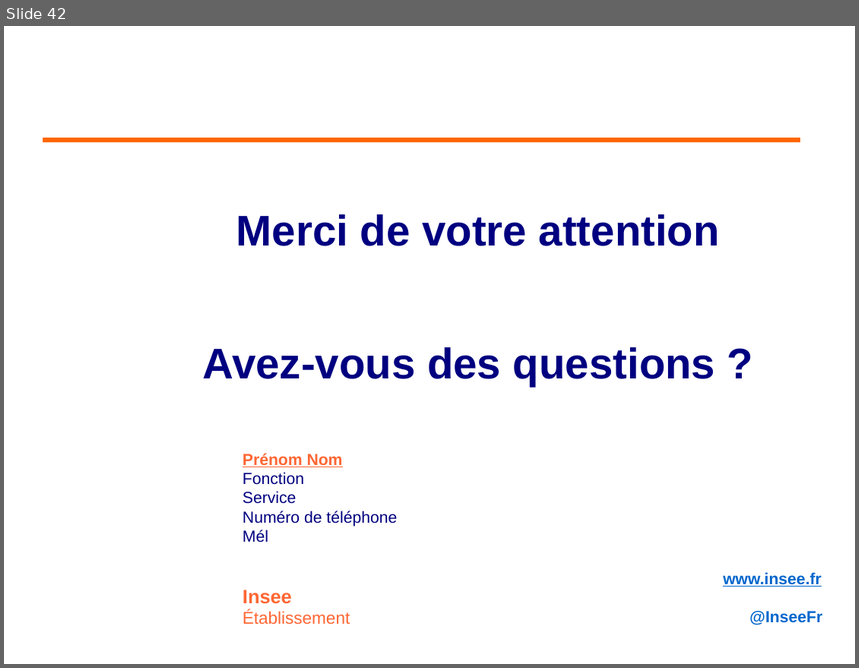
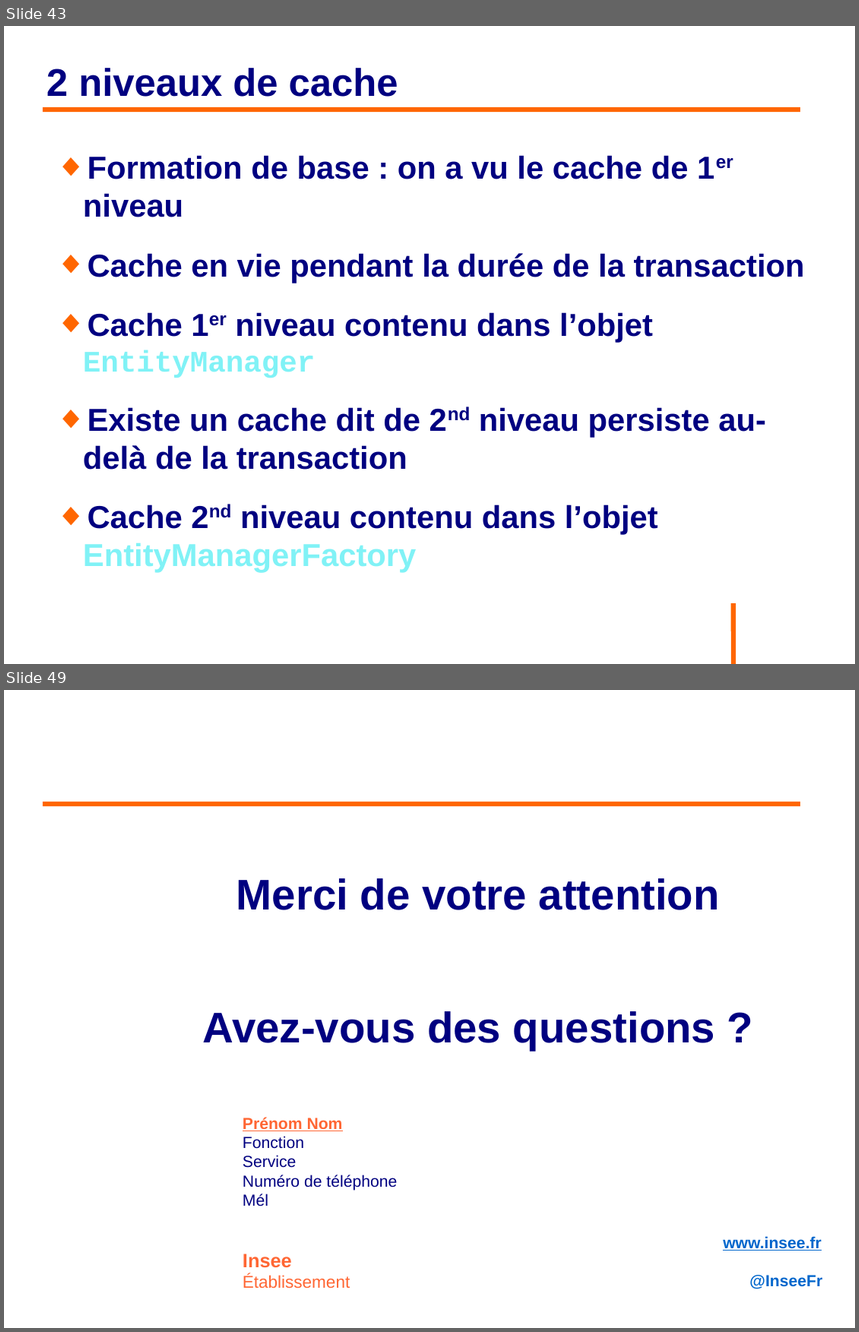
Before and after one commit to philphils/formation-hibernate-avancee, a slide deck: Documentation/diapo_formation_hibernate_avancee.odp. Shown one above the other, each under a label of ours: slide 42 before the commit, slides 43 and 49 after it; the slides between them are not shown. The pictures are 859x668 and 859x1332 pixels, drawn with LibreOffice and Linux fonts; fonts in the diff are those of the drawing; background and template pictures are left out. Boxes give left, top, right and bottom in pixels: in the first picture for what was removed or moved away, otherwise in the second. Text is boxed around its words. In the diff, an @@ line names an element or a change of style, - is before the commit and + after.

Commit message:
Avancement diapo 2nd level cache

```diff
--- a/Documentation/diapo_formation_hibernate_avancee.odp
+++ b/Documentation/diapo_formation_hibernate_avancee.odp
@@ slide 43 added at (x1=4, y1=26, x2=855, y2=664), background #FFFFFF @@
@@ title added at (x1=47, y1=68, x2=398, y2=97), 36 pt, text #000080, bold @@
+2 niveaux de cache
@@ line added from (43, 110) to (801, 110), #FF6600 4.54 pt @@
@@ text added at (x1=83, y1=155, x2=805, y2=573), 29.6 pt, text #000080, bold @@
+◆ Formation de base : on a vu le cache de 1er niveau
+◆ Cache en vie pendant la durée de la transaction
+◆ Cache 1er niveau contenu dans l’objet EntityManager
+◆ Existe un cache dit de 2nd niveau persiste au-delà de la transaction
+◆ Cache 2nd niveau contenu dans l’objet EntityManagerFactory
@@ line added from (734, 604) to (734, 664), #FF6600 4.54 pt @@
@@ what was slide 42 is now slide 49 @@
```
Also in this commit, not shown: 6 other slides added.
